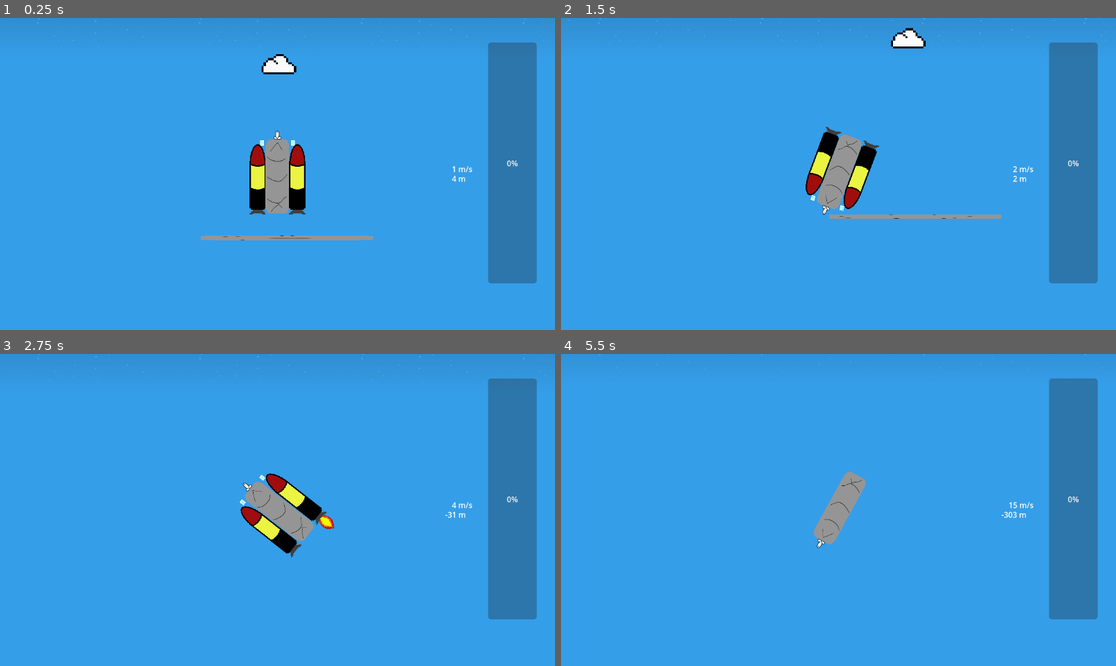
Above: before the commit, frames 1-4 (two rows, left to right).
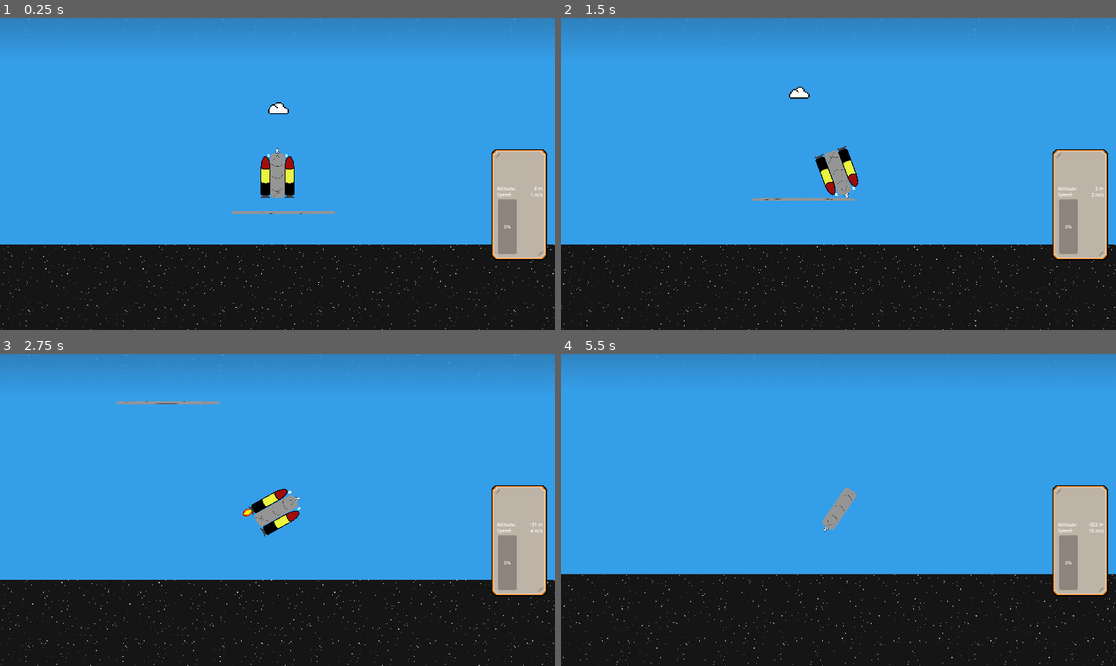
Above: after the commit, the same moments.

Repository: martin-danhier/to-the-moon
Game: Godot game, scene res://exploration.tscn
Same seed, same stepped clock (60 frames per second), same inputs: the game is played once before the commit and once after it.
Inputs:
- Up to frame 1 (0.25 s): no input
- Up to frame 2 (1.5 s): hold Z (thruster_0) 0.53-1.28 s
- Up to frame 3 (2.75 s): hold Z (thruster_0) from 2.03 s (still down)
- Up to frame 4 (5.5 s): release Z (thruster_0) at 3.53 s

The runs differ from the first frame. In frame 1, 37% of the frame differs, in the area x 0-100%, y 0-100%; in frame 2, 37%; in frame 3, 36%; in frame 4, 36%.

Commit message:
some gucci stuff

Diff:
--- a/RocketCrontroller.gd
+++ b/RocketCrontroller.gd
@@ -36,28 +36,27 @@
 	if abs(angular_velocity) > 3.14 * 3:
 		explode_rocket()
 
-	if Input.is_action_pressed("thruster_side_0"):
+	if Input.is_action_pressed("thruster_side_1"):
 		var local_impulse = impulse.rotated(side_thruster_left.transform.get_rotation()) / 10.0
 		side_thruster_left.apply_force(local_impulse)
 
-	if Input.is_action_pressed("thruster_side_1"):
+	if Input.is_action_pressed("thruster_side_0"):
 		var local_impulse = impulse.rotated(side_thruster_right.transform.get_rotation()) / 10.0
 		side_thruster_right.apply_force(local_impulse)
 
-	if Input.is_action_pressed("thruster_1"):
+	if Input.is_action_pressed("thruster_0"):
 		var local_impulse = impulse.rotated(thruster_left.transform.get_rotation())
 		thruster_left.apply_force(local_impulse)
 		thruster_left_sprite.play("thrusting")
 	else:
 		thruster_left_sprite.play("idle")
 
-	if Input.is_action_pressed("thruster_0"):
+	if Input.is_action_pressed("thruster_1"):
 		var local_impulse = impulse.rotated(thruster_right.transform.get_rotation())
 		thruster_right.apply_force(local_impulse)
 		thruster_right_sprite.play("thrusting")
 	else:
 		thruster_right_sprite.play("idle")
-
 
 func explode_rocket():
 	# Detach all joints
@@ -73,10 +72,13 @@
 	side_thruster_left.apply_torque_impulse(randf_range(-2000.0, 2000.0))
 	side_thruster_right.apply_torque_impulse(randf_range(-2000.0, 2000.0))
 
+	thruster_right_sprite.play("idle")
+	thruster_left_sprite.play("idle")
+
 	kaput = true
 	rocket_exploded.emit()
 
 
 func _on_rocket_part_body_entered(body: Node) -> void:
-	if body.name.contains("obstacle"):
+	if body.name.contains("obstacle_body"):
 		explode_rocket()
--- a/exploration.tscn
+++ b/exploration.tscn
@@ -1,7 +1,8 @@
-[gd_scene load_steps=9 format=3 uid="uid://dw6mypb0mlu15"]
+[gd_scene load_steps=10 format=3 uid="uid://dw6mypb0mlu15"]
 
 [ext_resource type="PackedScene" uid="uid://y8ju2utt1nsd" path="res://rocket.tscn" id="1_1yu1n"]
 [ext_resource type="Texture2D" uid="uid://db4swb5w3qhwr" path="res://assets/body.png" id="2_1yu1n"]
+[ext_resource type="Texture2D" uid="uid://o4ydiqa067vr" path="res://sprites/panel.png" id="2_770sp"]
 [ext_resource type="Script" uid="uid://5ye8esp8kr1" path="res://progress_bar.gd" id="4_wyjkc"]
 [ext_resource type="Script" uid="uid://cf6dt8toe3la7" path="res://speedometer.gd" id="5_c4mc6"]
 [ext_resource type="PackedScene" uid="uid://b7qc0gwls2n0v" path="res://sky_box.tscn" id="6_5taav"]
@@ -26,6 +27,14 @@
 
 [node name="CanvasLayer" type="CanvasLayer" parent="."]
 
+[node name="TextureRect" type="TextureRect" parent="CanvasLayer"]
+texture_filter = 1
+offset_left = 1700.0
+offset_top = 454.27
+offset_right = 1892.0
+offset_bottom = 838.27
+texture = ExtResource("2_770sp")
+
 [node name="ProgressBar" type="Control" parent="CanvasLayer"]
 layout_mode = 3
 anchors_preset = 0
@@ -35,32 +44,47 @@
 
 [node name="ProgressBar" type="ProgressBar" parent="CanvasLayer/ProgressBar"]
 layout_mode = 0
-offset_left = 1013.0
-offset_top = 51.0
-offset_right = 1114.0
-offset_bottom = 551.0
+offset_left = 1723.0
+offset_top = 627.0
+offset_right = 1788.0
+offset_bottom = 817.0
 value = 20.0
 fill_mode = 3
 script = ExtResource("4_wyjkc")
-metadata/_edit_use_anchors_ = true
 
 [node name="Speedometer" type="Label" parent="CanvasLayer"]
-offset_left = 897.0
-offset_top = 302.0
-offset_right = 981.0
-offset_bottom = 325.0
+offset_left = 1794.0
+offset_top = 600.0
+offset_right = 1878.0
+offset_bottom = 623.0
 text = "1200.0 m/s"
 horizontal_alignment = 2
 script = ExtResource("5_c4mc6")
 
 [node name="Altimeter" type="Label" parent="CanvasLayer"]
-offset_left = 883.0
-offset_top = 322.0
-offset_right = 967.0
-offset_bottom = 345.0
+offset_left = 1793.0
+offset_top = 578.0
+offset_right = 1877.0
+offset_bottom = 601.0
 text = "1200.0 m"
 horizontal_alignment = 2
 script = ExtResource("6_88ct5")
+
+[node name="AltitudeLabel" type="Label" parent="CanvasLayer"]
+offset_left = 1719.0
+offset_top = 579.0
+offset_right = 1785.0
+offset_bottom = 628.0
+text = "Altitude:
+"
+
+[node name="SpeedLabel" type="Label" parent="CanvasLayer"]
+offset_left = 1719.0
+offset_top = 599.0
+offset_right = 1782.0
+offset_bottom = 648.0
+text = "Speed:
+"
 
 [node name="Skybox" parent="." instance=ExtResource("6_5taav")]
 
--- a/obstacles/obstacle.tscn
+++ b/obstacles/obstacle.tscn
@@ -15,9 +15,9 @@
 scale = Vector2(6, 6)
 texture = ExtResource("1_uojbh")
 
-[node name="StaticBody2D" type="StaticBody2D" parent="."]
+[node name="obstacle_body" type="StaticBody2D" parent="."]
 
-[node name="CollisionShape2D" type="CollisionShape2D" parent="StaticBody2D"]
+[node name="CollisionShape2D" type="CollisionShape2D" parent="obstacle_body"]
 rotation = 1.5708
 shape = SubResource("CapsuleShape2D_8btp0")
 
--- a/project.godot
+++ b/project.godot
@@ -14,6 +14,11 @@
 run/main_scene="uid://dw6mypb0mlu15"
 config/features=PackedStringArray("4.4", "Forward Plus")
 config/icon="res://icon.svg"
+
+[display]
+
+window/size/viewport_width=1920
+window/size/viewport_height=1080
 
 [input]
 
Binary file added: sprites/panel.png
Not shown, added: sprites/panel.png.import
